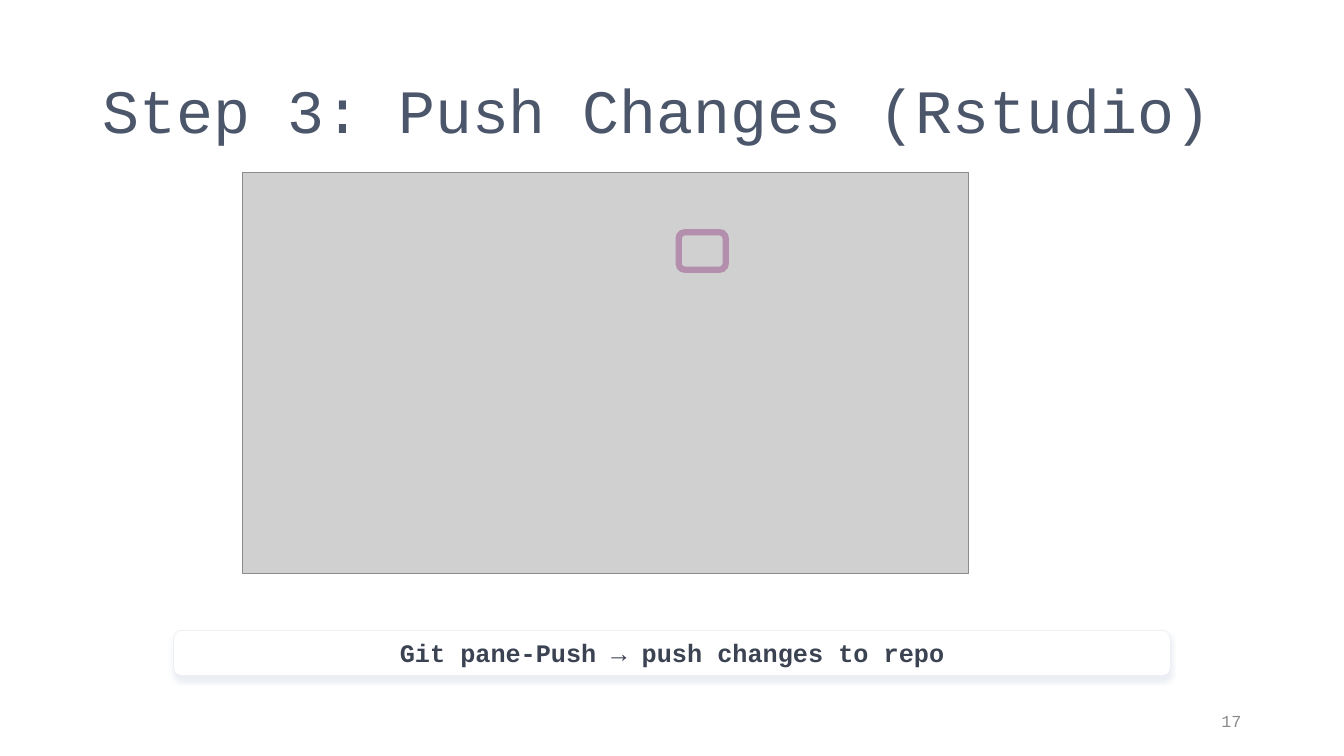
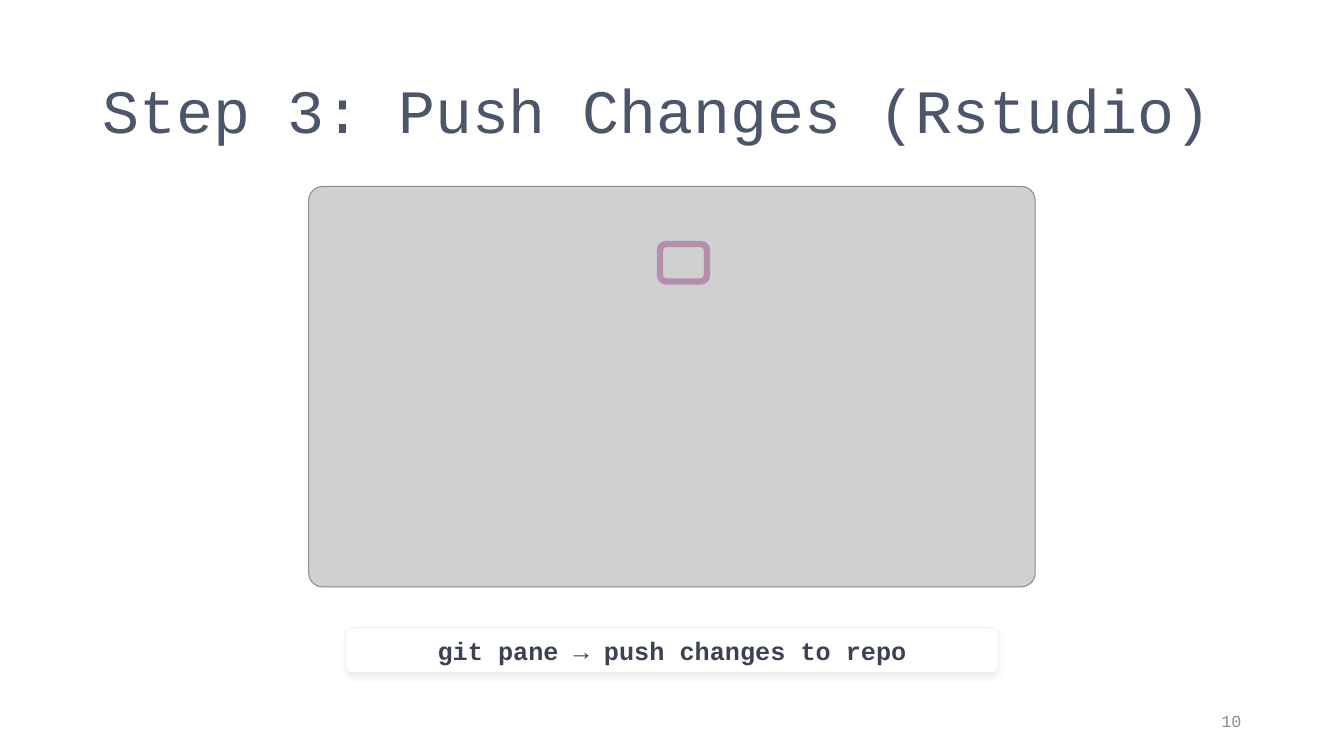
Before and after one commit to PIFSCstockassessments/SAP_github_workflow, a slide deck: slide 10 of docs/GitHub Workflow for SAP.pptx (slide 17 before the commit). Drawn at 1344x756 pixels with LibreOffice and Linux fonts; fonts in the diff are those of the drawing; grey boxes stand for pictures. Boxes give left, top, right and bottom in pixels: in the first picture for what was removed or moved away, otherwise in the second. Text is boxed around its words. In the diff, an @@ line names an element or a change of style, - is before the commit and + after.

```diff
--- a/docs/GitHub Workflow for SAP.pptx
+++ b/docs/GitHub Workflow for SAP.pptx
@@ picture: place and size @@
-picture at [242, 172, 969, 573]
+picture at [309, 187, 1035, 587]
@@ rounded rectangle: place and size @@
-rounded rectangle at [679, 232, 726, 269]
+rounded rectangle at [660, 244, 708, 281]
@@ rounded rectangle "git pane → push changes ...": place and size @@
-rounded rectangle "git pane → push changes ..." at [173, 630, 1171, 676]
+rounded rectangle "git pane → push changes ..." at [346, 628, 998, 674]
@@ text in rounded rectangle at [438, 641, 906, 666]: text changed @@
-Git pane-Push → push changes to repo
+git pane → push changes to repo
@@ page number at [1221, 716, 1241, 727]: text changed @@
-17
+10
```
Also in this commit, not shown: 7 other slides changed.
